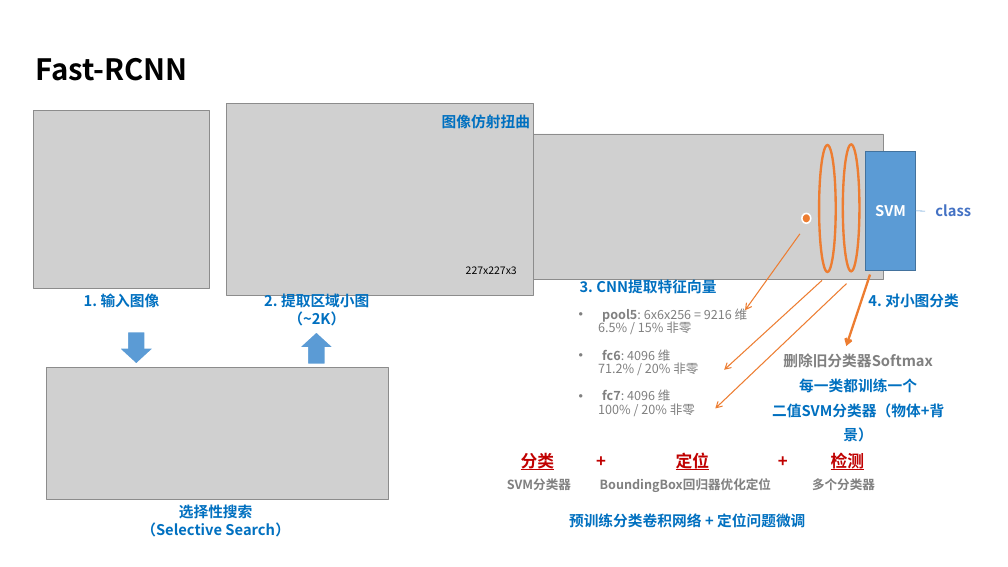
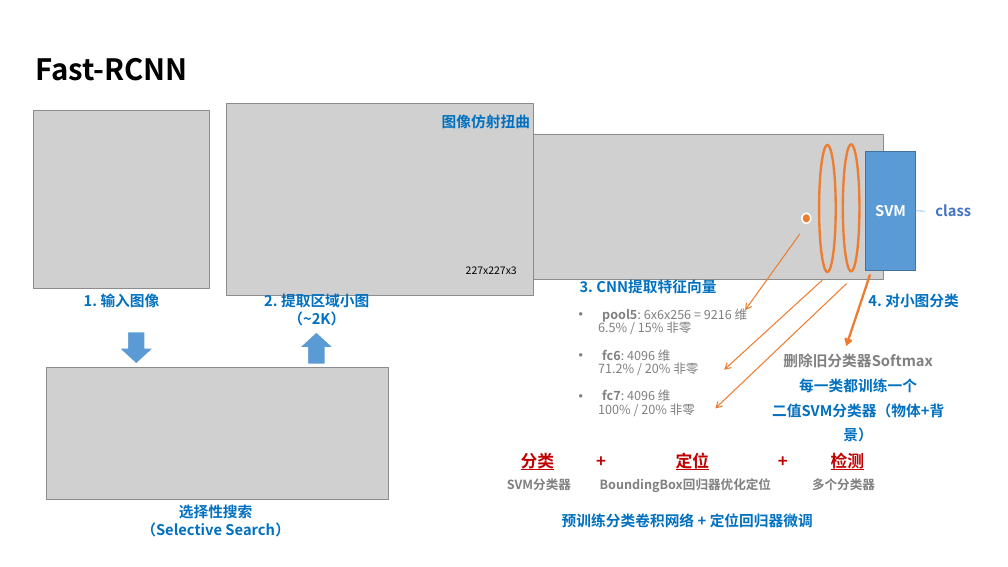
Before and after one commit to taylorguo/Deep-Object-Detection, a slide deck: slide 6 of assets/block_diagram/object_detection_block_diagram.pptx. Drawn at 1008x567 pixels with LibreOffice and Linux fonts; fonts in the diff are those of the drawing; grey boxes stand for pictures. Boxes give left, top, right and bottom in pixels: in the first picture for what was removed or moved away, otherwise in the second. Text is boxed around its words. In the diff, an @@ line names an element or a change of style, - is before the commit and + after.

```diff
--- a/assets/block_diagram/object_detection_block_diagram.pptx
+++ b/assets/block_diagram/object_detection_block_diagram.pptx
@@ text at [562,511,813,530]: text changed @@
-预训练分类卷积网络 + 定位问题微调
+预训练分类卷积网络 + 定位回归器微调
```
